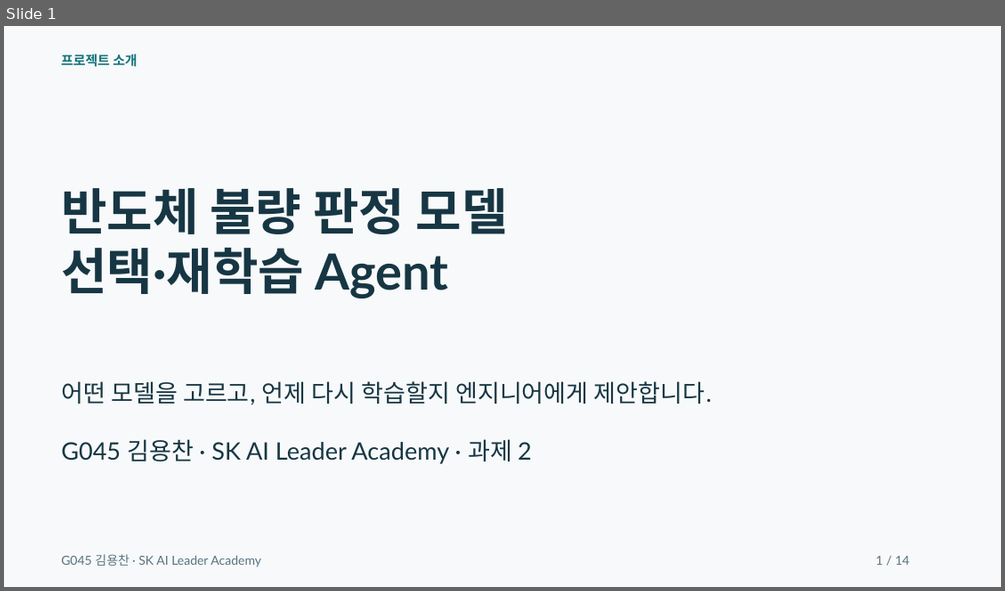
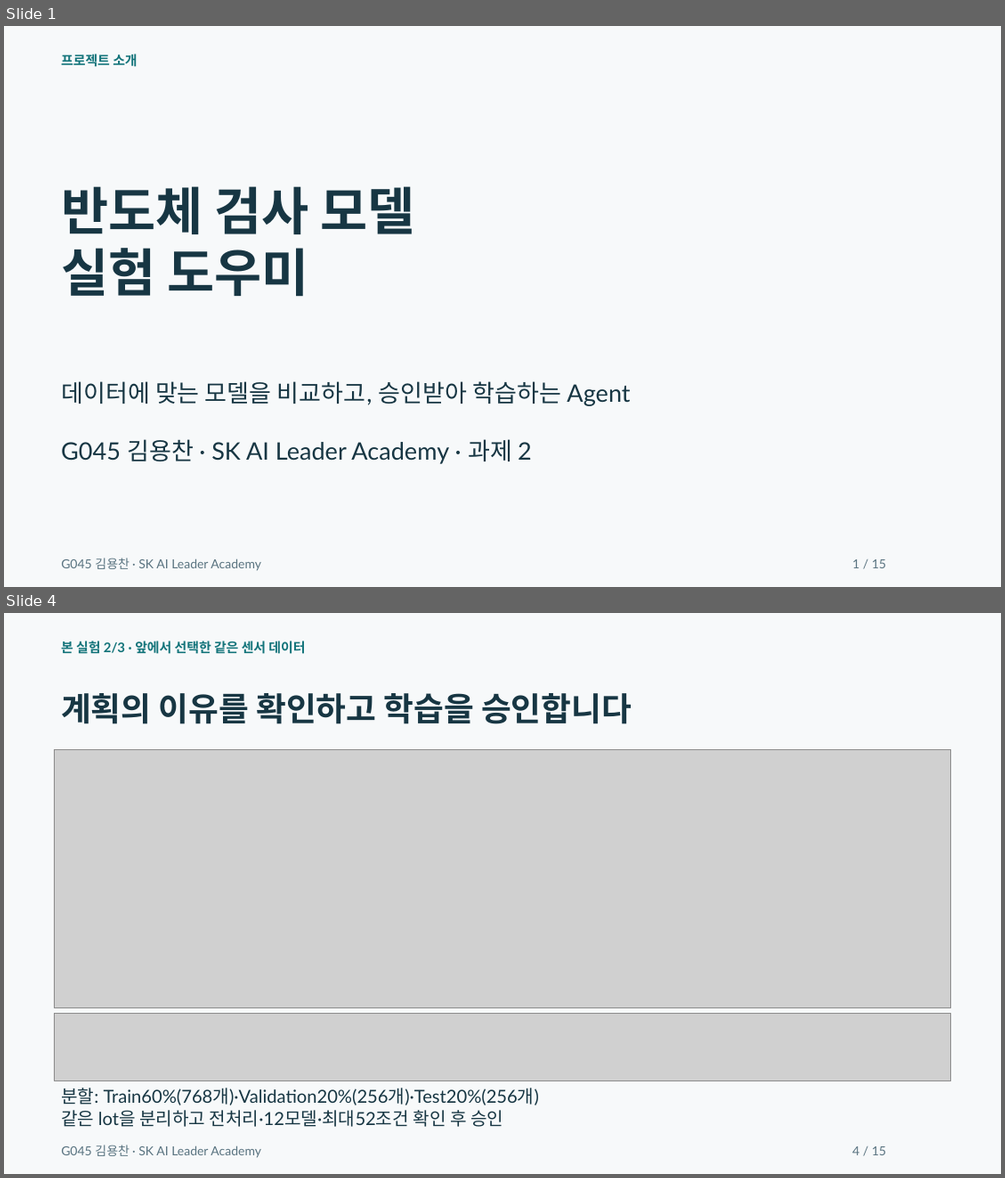
Before and after one commit to dragonchan95/Semiconductor-AI-Agent, a slide deck: docs/G045_Semiconductor_Agent.pptx. Shown one above the other, each under a label of ours: slide 1 before the commit, slides 1 and 4 after it; the slides between them are not shown. The pictures are 1005x591 and 1005x1178 pixels, drawn with LibreOffice and Linux fonts; fonts in the diff are those of the drawing; grey boxes stand for pictures. Boxes give left, top, right and bottom in pixels: in the first picture for what was removed or moved away, otherwise in the second. Text is boxed around its words. In the diff, an @@ line names an element or a change of style, - is before the commit and + after.

Commit message:
Use 60-20-20 evaluation and show the complete agent workflow

```diff
--- a/docs/G045_Semiconductor_Agent.pptx
+++ b/docs/G045_Semiconductor_Agent.pptx
@@ slide 4 added at (4,613,1001,1174), background #F7F9FA @@
@@ text added at (61,641,305,654), 12.8 pt, text #13747A, bold @@
+본 실험 2/3 · 앞에서 선택한 같은 센서 데이터
@@ text added at (61,693,631,724), 31.5 pt, text #173643, bold @@
+계획의 이유를 확인하고 학습을 승인합니다
@@ picture added at (54,749,952,1008) @@
@@ picture added at (54,1013,952,1080) @@
@@ text added at (61,1087,539,1105), 17.2 pt, text #173643 @@
+분할: Train60%(768개)·Validation20%(256개)·Test20%(256개)
@@ text added at (61,1110,503,1127), 17.2 pt, text #173643 @@
+같은 lot을 분리하고 전처리·12모델·최대52조건 확인 후 승인
@@ text added at (61,1144,261,1158), 12 pt, text #597380 @@
+G045 김용찬 · SK AI Leader Academy
@@ text added at (852,1146,886,1155), 12 pt, text #597380 @@
+4 / 15
@@ slide 1 changed as well @@
@@ text at (61,186,415,297): text changed; size 48 to 49.5 pt @@
-반도체 불량 판정 모델
-선택·재학습 Agent
+반도체 검사 모델
+실험 도우미
@@ text at (61,381,630,406): text changed @@
-어떤 모델을 고르고, 언제 다시 학습할지 엔지니어에게 제안합니다.
+데이터에 맞는 모델을 비교하고, 승인받아 학습하는 Agent
@@ text "G045 김용찬 · SK AI ...": place and size @@
-text "G045 김용찬 · SK AI ..." at (61,554,261,567)
+text "G045 김용찬 · SK AI ..." at (61,557,261,571)
@@ text at (852,559,886,568): text changed @@
-1 / 14
+1 / 15
```
Also in this commit, not shown: 4 other slides changed, 9 other slides added, 9 slides removed, 30 other files.
